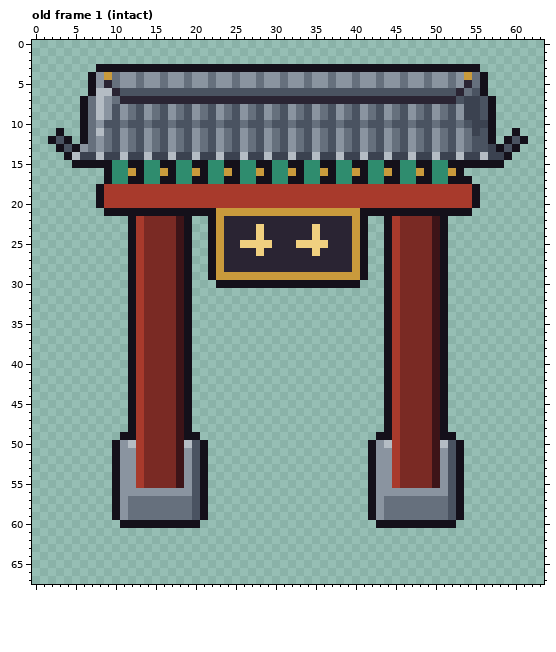
Pixel-art file, stored at art/mockup/angle/seat_gate.aseprite. Above, as it was before the edit.
64x68 pixels, 1 frame. Shown: old frame 1 (intact). The commit also changed other frames, which this record leaves out.
After:
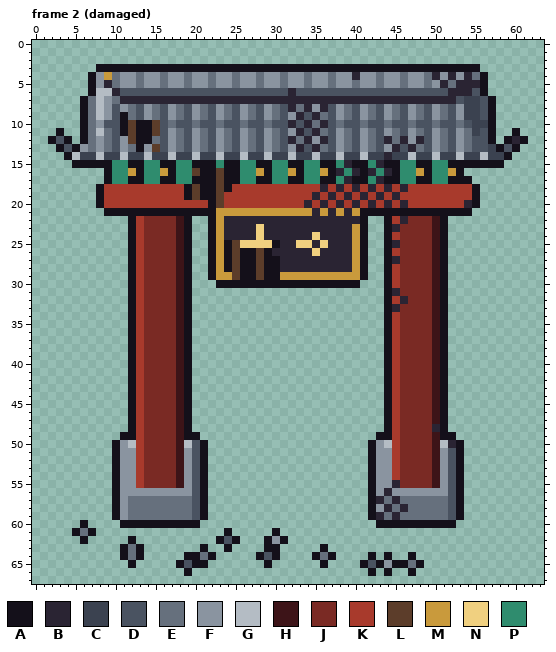
Palette (. is transparent): A #14101a  B #2a2433  C #3b4250  D #4a5361  E #66707d  F #8a94a0  G #b4bcc4  H #3d1418  J #7a2a24  K #a83a2c  L #5c3d2a  M #c99a3c  N #f0d080  P #2f8c6e
A new or re-ordered frame is compared with the old frame closest to it.
The edit:
frames 1 -> 4
Changed rows in their new state; - is an unchanged pixel.
Frame 2 (damaged) is new; against old frame 1 (intact):
first column x 11:
 4 -----------------------------B---------B-B-B------
 5 ----------------------------------------B-B-B-----
 6 ---------------------B-------------------B-B------
 8 ---------------------B-B-B------------------------
 9 A---------------------B-B-------------------------
10 ALAAL----------------B-B-B------------------------
11 ALAAL-----------------B-B-------------------------
12 -LAA-----------------B-B-B-------B-B-B-----------B
13 --A-L-----------------B-B---------B-B-------------
14 ---------------------------------B----------------
15 -----------A----------------B---B-----------------
16 ---------L-ALA-------------B-B-B-B----------------
17 -----------AL---------------B---B-----------------
18 --------ALAALA-----------B-B-B-B-B-B--------------
19 --------ALAAL-----------B-B-B-B-B-B---------------
20 -----------AL----------B-B-B-B-B-B-B-------B------
21 ------------------------B-B-B---------------------
22 -----------------------------B-----B--------------
23 ------------------------B---------B---------------
25 -------------AL----A----B---------B---------------
26 -------------ALAALA-------------------------------
27 -------------ALAALAA--------------B---------------
28 -------------ALAALAA------------------------------
29 --------------LAALAA------------------------------
31 ----------------------------------B---------------
32 -----------------------------------B--------------
33 ----------------------------------B---------------
first column x 50:
48 B--
50 --B
first column x 5:
55 ----------------------------------------B---
56 ---------------------------------------B----
57 --------------------------------------B-B---
58 ---------------------------------------B-B--
59 --------------------------------------B-B---
60 -A------------------------------------------
61 AEA----------------A-----A------------------
62 -A-----A----------ADA---AFA-----------------
63 ------AEA-------A--A----AA-----A------------
64 ------AEA-----AAEA-----ADA----AEA----A-A--A-
65 -------A-----ADAA-------A------A----ADAFAAEA
66 --------------A----------------------A-A--A-
Pixel boxes of the changes (left, top, right, bottom) in both pictures:
changed: (120, 72, 424, 312)
changed: (432, 72, 480, 96)
changed: (512, 136, 520, 144)
changed: (464, 200, 472, 208)
changed: (432, 424, 456, 448)
changed: (376, 480, 408, 520)
added: (72, 520, 144, 568)
added: (176, 528, 424, 576)
